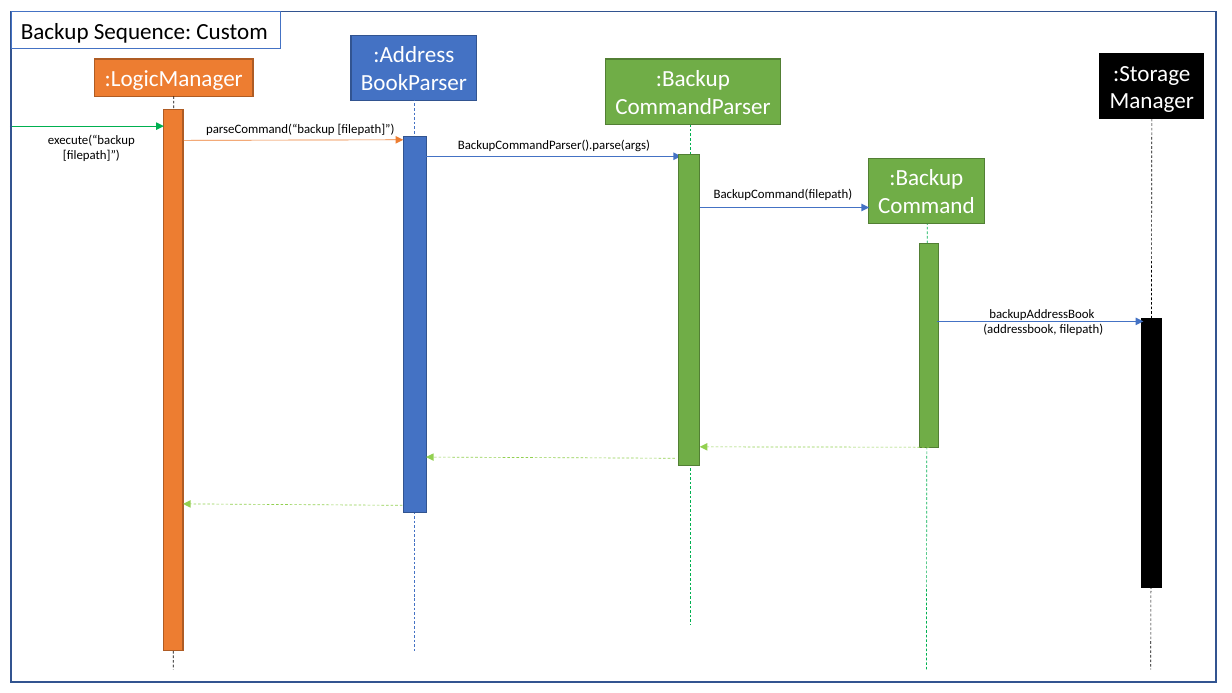
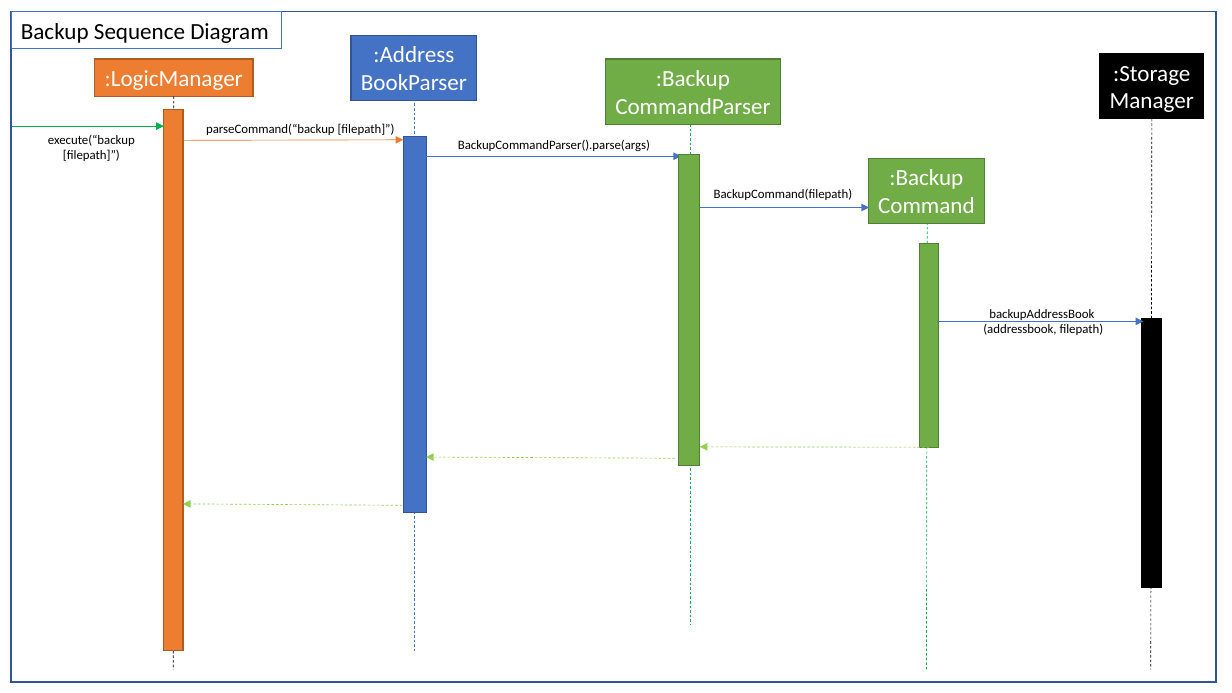
Before and after one commit to wangyiming1019/main, a slide deck: slide 1 of docs/diagrams/BackupCommandDiagrams.pptx. Drawn at 1232x693 pixels with LibreOffice and Linux fonts; fonts in the diff are those of the drawing. Boxes give left, top, right and bottom in pixels: in the first picture for what was removed or moved away, otherwise in the second. Text is boxed around its words. In the diff, an @@ line names an element or a change of style, - is before the commit and + after.

```diff
--- a/docs/diagrams/BackupCommandDiagrams.pptx
+++ b/docs/diagrams/BackupCommandDiagrams.pptx
@@ text in rectangle at (x1=21, y1=23, x2=268, y2=43): text changed @@
-Backup Sequence: Custom
+Backup Sequence Diagram
```
Also in this commit, not shown: 7 other files.
